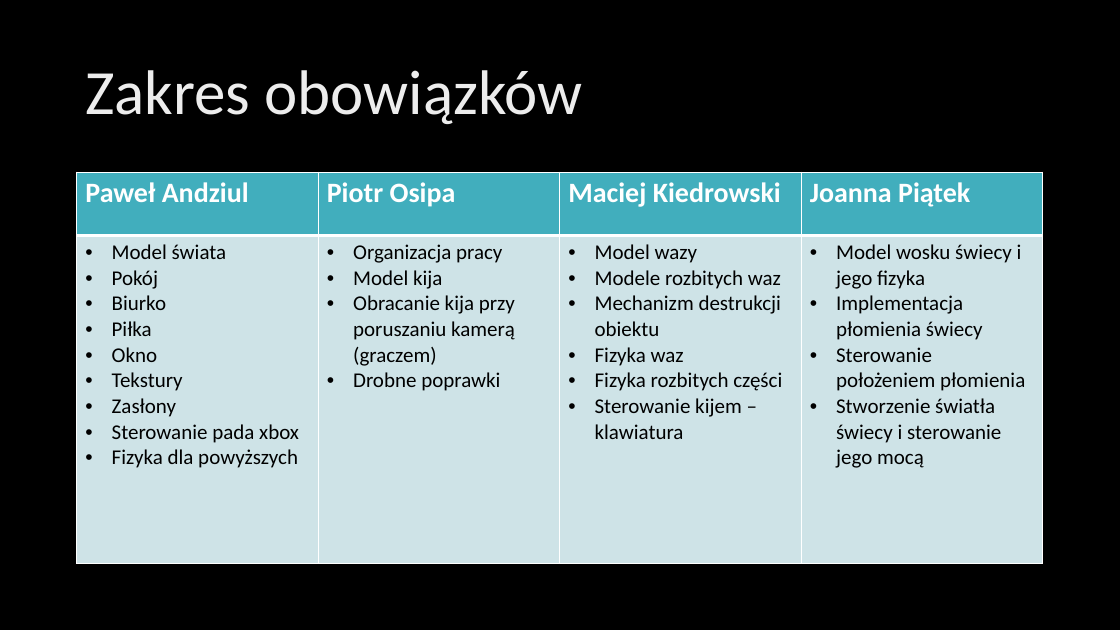
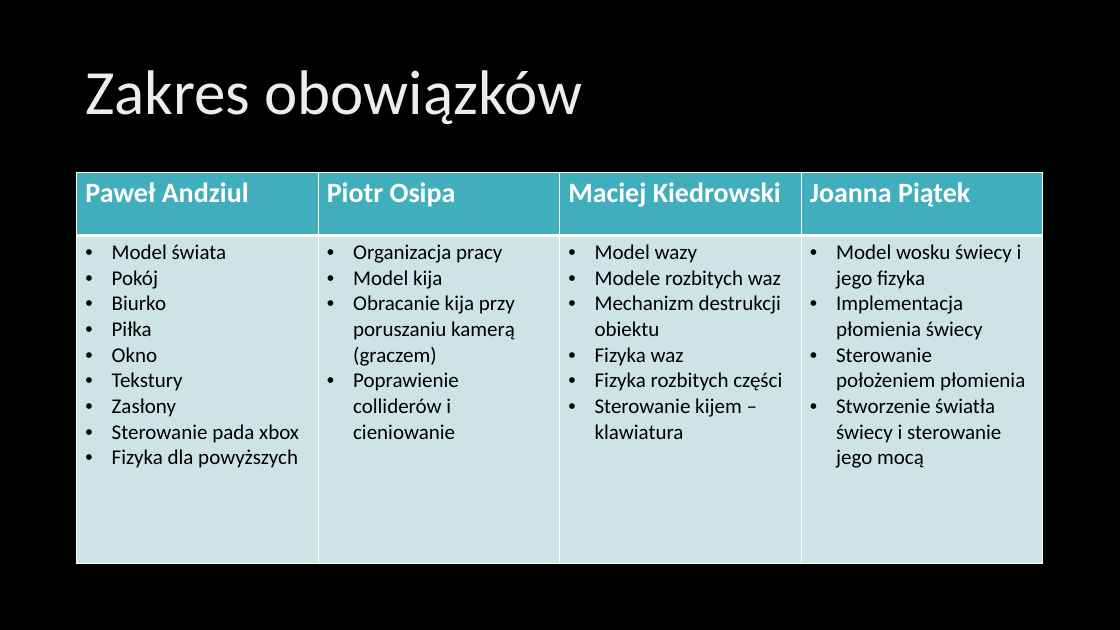
Before and after one commit to joannapiatek/Grafika3DLatex, a slide deck: slide 4 of Prezentacja.pptx. Drawn at 1120x630 pixels with LibreOffice and Linux fonts; fonts in the diff are those of the drawing; background and template pictures are left out. Boxes give left, top, right and bottom in pixels: in the first picture for what was removed or moved away, otherwise in the second. Text is boxed around its words. In the diff, an @@ line names an element or a change of style, - is before the commit and + after.

Commit message:
Poprawka obowiazki

```diff
--- a/Prezentacja.pptx
+++ b/Prezentacja.pptx
@@ table at (77, 172, 1045, 564) @@
-row 2, column 2: Organizacja pracy / Model kija / Obracanie kija przy poruszaniu kamerą (graczem) / Drobne poprawki
+row 2, column 2: Organizacja pracy / Model kija / Obracanie kija przy poruszaniu kamerą (graczem) / Poprawienie colliderów i cieniowanie
```
